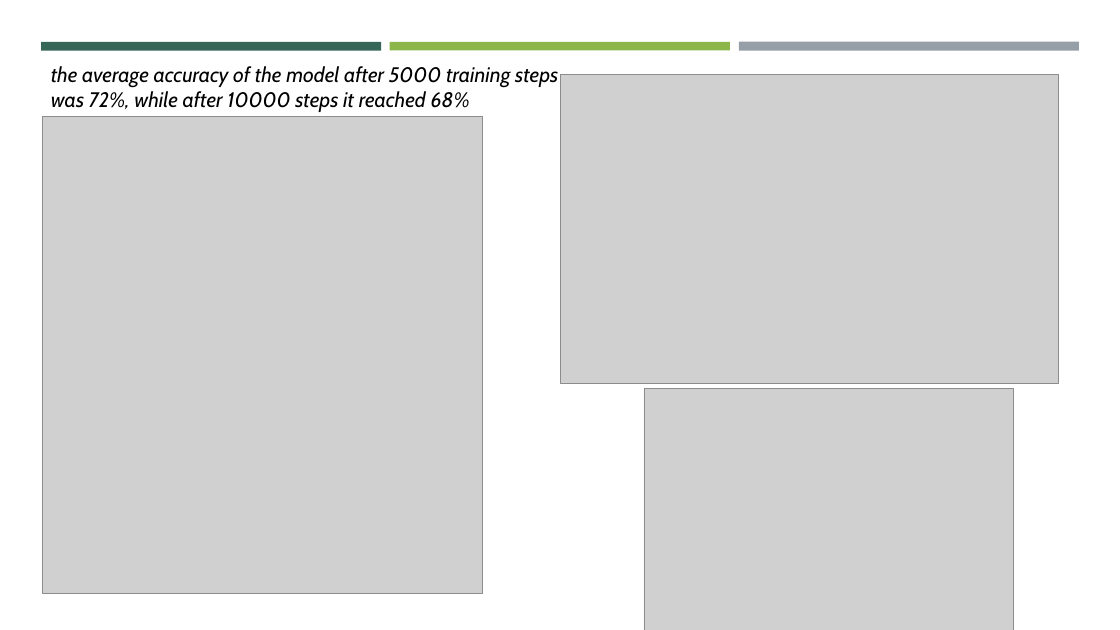
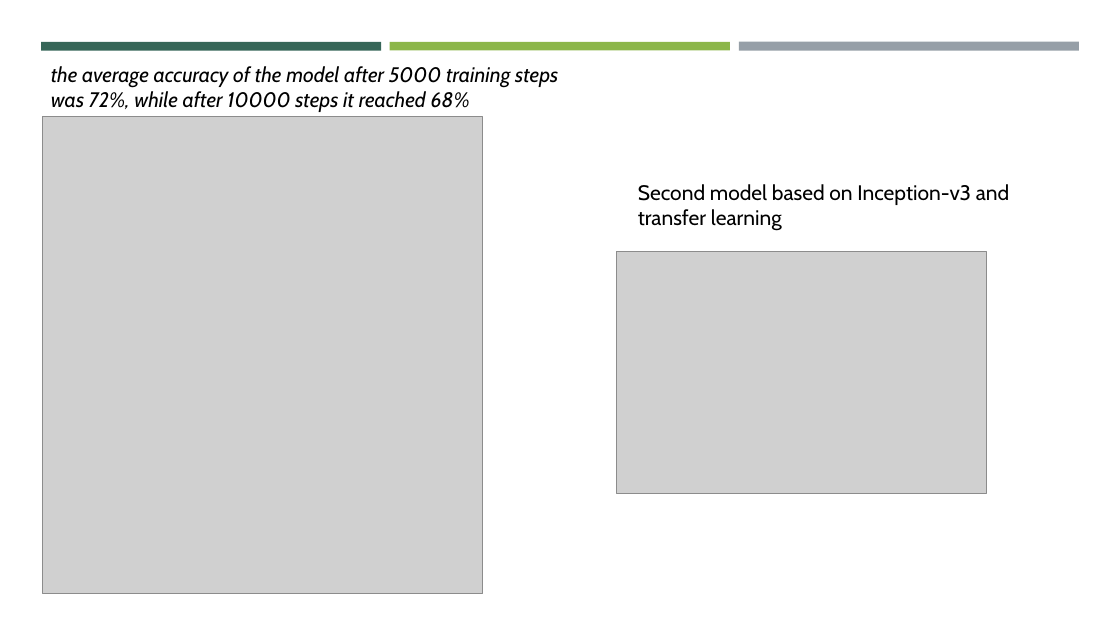
Before and after one commit to ErickaBermudez/spider-classification, a slide deck: slide 7 of docs/01 Project Presentation.pptx. Drawn at 1120x630 pixels with LibreOffice and Linux fonts; fonts in the diff are those of the drawing; grey boxes stand for pictures. Boxes give left, top, right and bottom in pixels: in the first picture for what was removed or moved away, otherwise in the second. Text is boxed around its words. In the diff, an @@ line names an element or a change of style, - is before the commit and + after.

```diff
--- a/docs/01 Project Presentation.pptx
+++ b/docs/01 Project Presentation.pptx
@@ picture removed at bbox=[560, 75, 1059, 384] @@
@@ text added at bbox=[638, 184, 1009, 231], 18 pt, text #000000 @@
+Second model based on Inception-v3 and
+transfer learning
@@ picture: place and size @@
-picture at bbox=[644, 389, 1014, 630]
+picture at bbox=[617, 252, 986, 493]
```
Also in this commit, not shown: 3 other slides changed, 1 slide added, 1 slide removed, 2 other files.
